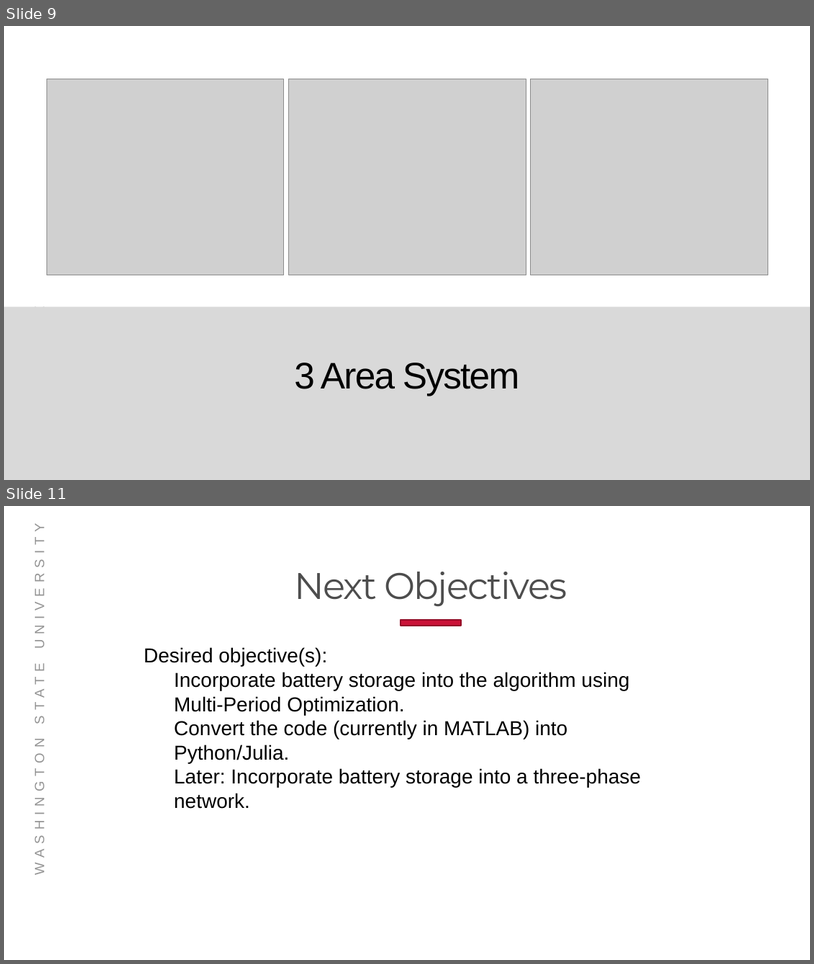
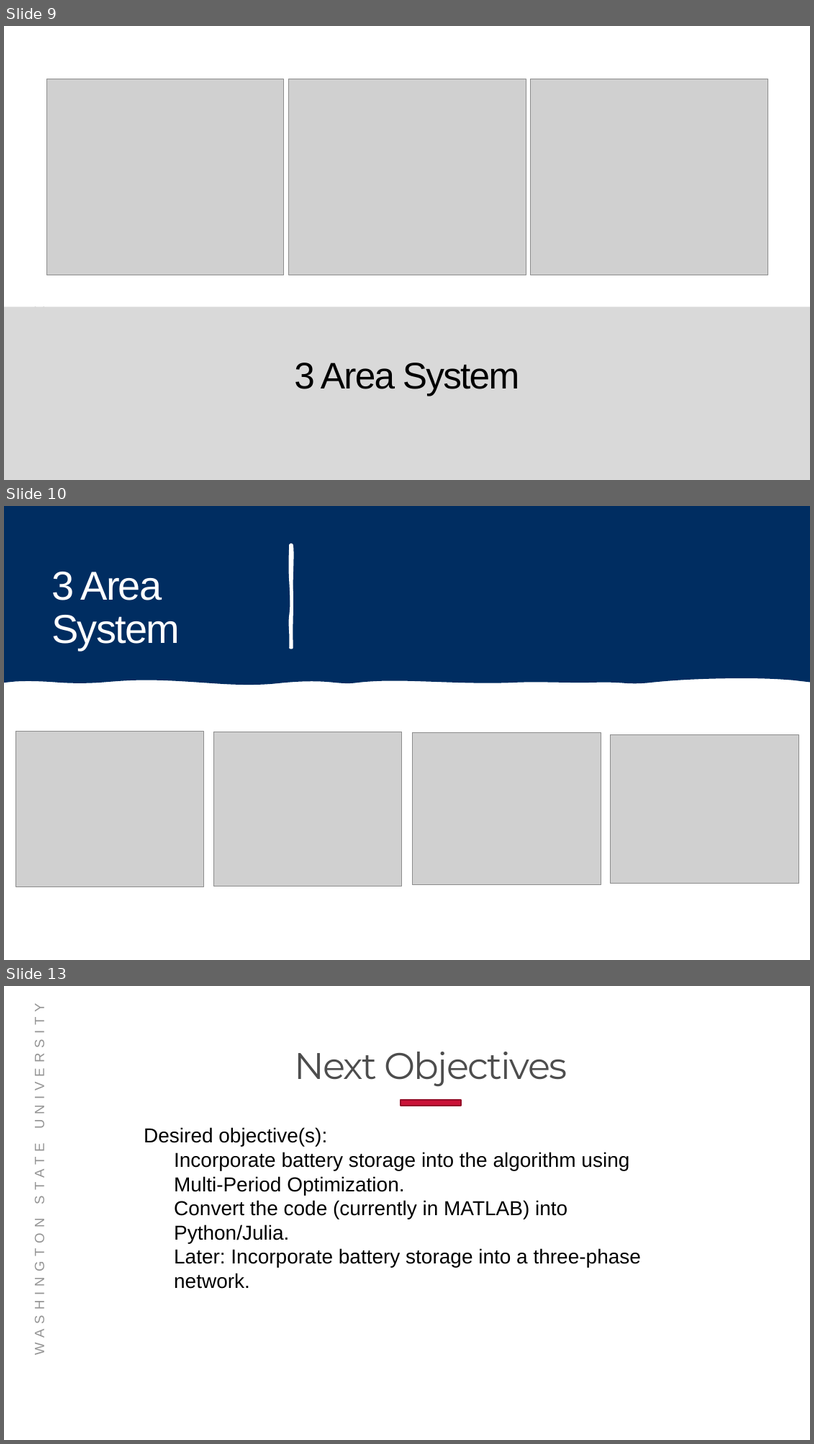
Before and after one commit to Realife-Brahmin/OriginalDocsHub, a slide deck: research_showcase/researchSummary_aryan_ritwajeet_jha.pptx. Shown one above the other, each under a label of ours: slides 9 and 11 before the commit, slides 9, 10 and 13 after it; the slides between them are not shown. The pictures are 814x964 and 814x1444 pixels, drawn with LibreOffice and Linux fonts; fonts in the diff are those of the drawing; grey boxes stand for pictures; background and template pictures are left out. Boxes give left, top, right and bottom in pixels: in the first picture for what was removed or moved away, otherwise in the second. Text is boxed around its words. In the diff, an @@ line names an element or a change of style, - is before the commit and + after.

```diff
--- a/research_showcase/researchSummary_aryan_ritwajeet_jha.pptx
+++ b/research_showcase/researchSummary_aryan_ritwajeet_jha.pptx
@@ slide 10 added at [4, 506, 810, 960], background #FFFFFF; not listed: 1 template element that a slide beside it also shows @@
@@ rectangle added at [4, 506, 810, 960], fill #FFFFFF @@
@@ freeform shape added at [4, 506, 810, 685], fill #002D61 @@
@@ freeform shape added at [291, 545, 292, 648], fill #FFFFFF, outline #FFFFFF 3.25 pt @@
@@ title added at [52, 572, 180, 650], 48 pt, text #FFFFFF @@
+3 Area System
@@ picture added at [16, 731, 203, 886] @@
@@ picture added at [214, 731, 402, 886] @@
@@ picture added at [413, 733, 601, 885] @@
@@ picture added at [611, 734, 799, 883] @@
@@ what was slide 11 is now slide 13 @@
```
Also in this commit, not shown: 1 slide changed, 2 other slides added, 1 slide removed, 7 other files.
